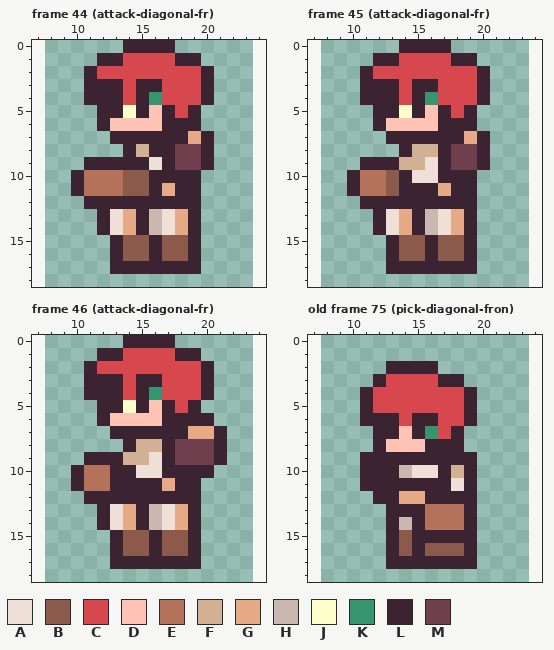
Two states of a pixel-art file, Assets/Resources/Player/Sprites/Movement/player-walking.aseprite. The picture above is the old version.
16x19 pixels, 76 frames. Shown: frame 44 (attack-diagonal-fr): x 7..24, y 0..18; frame 45 (attack-diagonal-fr): x 7..24, y 0..18; frame 46 (attack-diagonal-fr): x 7..24, y 0..18; old frame 75 (pick-diagonal-fron): x 7..24, y 0..18. The old version is drawn lined up with the new one, on the new canvas. The commit also changed other frames, which this record leaves out.
Visible layers, top first: "Layer 3", "Layer 6", "Layer 1".
Palette (. is transparent): A #eedfd7  B #8c5a4a  C #d6474e  D #ffc3b5  E #b37259  F #d1b094  G #e6aa86  H #cab7af  J #ffffcc  K #37946e  L #3b2331  M #6f3f4e
Pixels before, frame 44 (attack-diagonal-fr), first column x 10:
 0 ....LLLL...
 1 ..LLCCCCLL.
 2 .LCCCCCCCCL
 3 .LLLCLLCCCL
 4 .LLLCLKCCCL
 5 ..LLJLDLCL.
 6 ..LDDDDLLL.
 7 ...LLLLLLGL
 8 ....LFLLMML
 9 .LLLLLALMML
10 LEEEBBLLLL.
11 LEEEBBLGLL.
12 .LLLLLLLLL.
13 ..LAGLHAGL.
14 ..LAGLHAGL.
15 ...LBBLBBL.
16 ...LBBLBBL.
17 ...LLLLLLL.
Pixels before, frame 45 (attack-diagonal-fr), first column x 10:
 0 ....LLLL...
 1 ..LLCCCCLL.
 2 .LCCCCCCCCL
 3 .LLLCLLCCCL
 4 .LLLCLKCCCL
 5 ..LLJLDLCL.
 6 ..LDDDDLLL.
 7 ...LLLLLLGL
 8 ....LFFLMML
 9 .LLLFFALMML
10 LEEBLAALLL.
11 LEEBLLLGLL.
12 .LLLLLLLLL.
13 ..LAGLHAGL.
14 ..LAGLHAGL.
15 ...LBBLBBL.
16 ...LBBLBBL.
17 ...LLLLLLL.
Pixels before, frame 46 (attack-diagonal-fr), first column x 10:
 0 ....LLLL....
 1 ..LLCCCCLL..
 2 .LCCCCCCCCL.
 3 .LLLCLLCCCL.
 4 .LLLCLKCCCL.
 5 ..LLJLDLCL..
 6 ..LDDDDLLLL.
 7 ...LLLLLLGGL
 8 ....LFFLMMML
 9 .LLLFFALMMML
10 LEELLAALLLL.
11 LEELLLLGLL..
12 .LLLLLLLLL..
13 ..LAGLHAGL..
14 ..LAGLHAGL..
15 ...LBBLBBL..
16 ...LBBLBBL..
17 ...LLLLLLL..
Pixels before, old frame 75 (pick-diagonal-fron), first column x 11:
 2 ..LLLL...
 3 .LCCCCLL.
 4 LCCCCCCCL
 5 LCCCCCCCL
 6 LLLCLLCCL
 7 .LLDLKCL.
 8 .LDDDLLL.
 9 LLLLLLLLL
10 LLLHAALFL
11 LLLLLLLAL
12 .LLGGLLLL
13 ..LLLEEEL
14 ..LHLEEEL
15 ..LBLLLLL
16 ..LBLBBBL
17 ..LLLLLLL
The result:
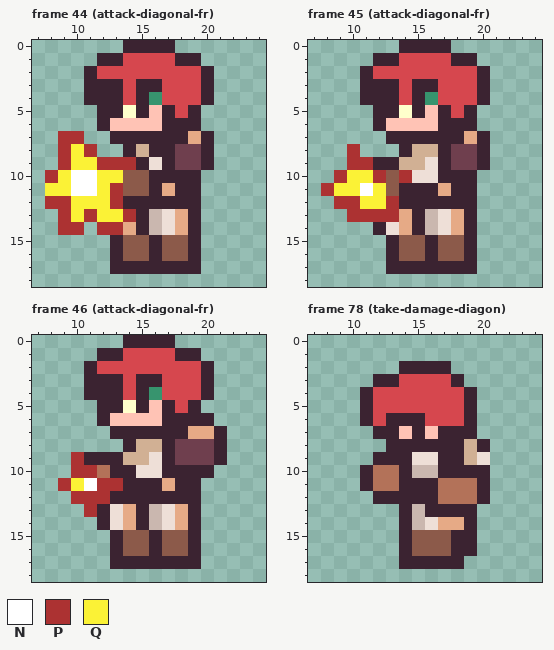
Colours new in this view: N #ffffff  P #ac3232  Q #fbf236
A new or re-ordered frame is compared with the old frame closest to it.
The edit:
canvas 16x19 -> 32x19, the old top-left corner now at 8,0
frames 76 -> 92
Frame 44 (attack-diagonal-fr):
y 7: x 9..10 .. -> PP
y 8: x 9..11 ... -> PQP
y 9: x 9..14 ..LLLL -> PQQPPP
y 10: x 8..13 ..LEEE -> PQNNQQ
y 11: x 8..13 ..LEEE -> QQNNQP
y 12: x 8..13 ...LLL -> PPQQQP
y 13: x 9..14 ...LAG -> PQPQQP
y 14: x 9..10 .. -> PP; x 12..13 LA -> PP
Frame 45 (attack-diagonal-fr):
y 8: x 10 . -> P
y 9: x 10..11 .L -> PP
y 10: x 9..12 .LEE -> PQQP; x 14 L -> P
y 11: x 8..12 ..LEE -> PQQNQ
y 12: x 9..13 ..LLL -> PPQQP
y 13: x 10..13 ..LA -> PPPP
Frame 46 (attack-diagonal-fr):
y 9: x 10 . -> P
y 10: x 10..11 LE -> PP
y 11: x 9..13 .LEEL -> PQNPP
y 12: x 10..12 .LL -> PPP
y 13: x 11 . -> P
Frame 78 (take-damage-diagon) is new; against old frame 75 (pick-diagonal-fron):
y 2: x 13 L -> .; x 17 . -> L
y 3: x 13 C -> L; x 17 L -> C
y 6: x 12 L -> C; x 14 C -> L; x 16 L -> C
y 7: x 16..17 KC -> DL; x 19 . -> L
y 8: x 12..15 LDDD -> .LLL; x 19..20 .. -> FL
y 9: x 11 L -> .; x 15..16 LL -> AA; x 19..20 L. -> FA
y 10: x 12..16 LLHAA -> EELHH; x 18 F -> L; x 20 . -> L
y 11: x 12..13 LL -> EE; x 17..20 LAL. -> EEEL
y 12: x 14..15 GG -> LL; x 17..20 LLL. -> EEEL
y 13: x 13 L -> .; x 15..18 LEEE -> HLLL
y 14: x 13..18 LHLEEE -> .LHAGG
y 15: x 13..17 LBLLL -> .LBBB
y 16: x 13..15 LBL -> .LB; x 18 B -> L
y 17: x 13 L -> .; x 19 L -> .
Where, in picture pixels (left, top, right, bottom), the same in both pictures:
changed: (45, 131, 136, 235)
changed: (321, 144, 412, 222)
changed: (58, 452, 123, 517)
changed: (360, 361, 490, 569)
